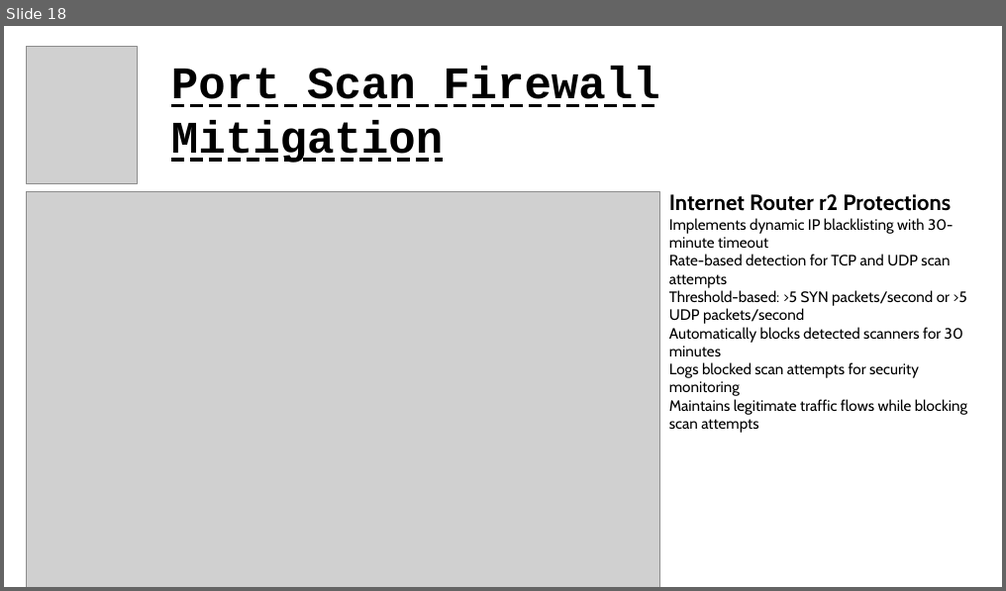
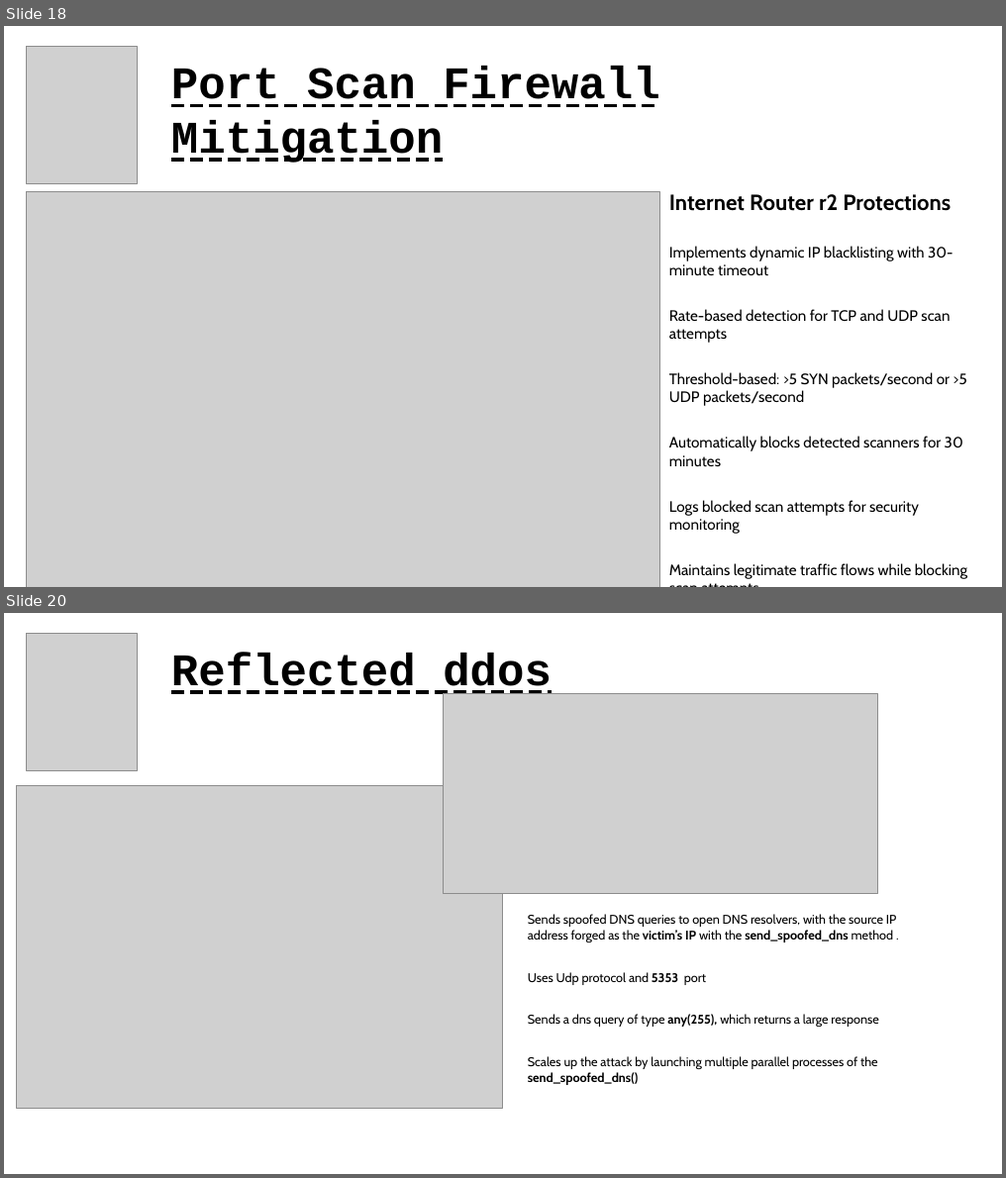
Before and after one commit to nottoBD/mininet-secops, a slide deck: slides_presentation_mininet-secops.odp. Shown one above the other, each under a label of ours: slide 18 before the commit, slides 18 and 20 after it; the slides between them are not shown. The pictures are 1006x591 and 1006x1178 pixels, drawn with LibreOffice and Linux fonts; fonts in the diff are those of the drawing; grey boxes stand for pictures. Boxes give left, top, right and bottom in pixels: in the first picture for what was removed or moved away, otherwise in the second. Text is boxed around its words. In the diff, an @@ line names an element or a change of style, - is before the commit and + after.

```diff
--- a/slides_presentation_mininet-secops.odp
+++ b/slides_presentation_mininet-secops.odp
@@ slide 20 added at box(4, 613, 1002, 1174), background #FFFFFF @@
@@ picture added at box(27, 633, 137, 771) @@
@@ text added at box(171, 653, 551, 698), 36 pt, text #000000, bold, underline @@
+Reflected ddos
@@ picture added at box(444, 694, 878, 894) @@
@@ picture added at box(17, 786, 504, 1108) @@
@@ text added at box(528, 914, 896, 1085), 10 pt, text #000000 @@
+Sends spoofed DNS queries to open DNS resolvers, with the source IP address forged as the victim’s IP with the send_spoofed_dns method .
+Uses Udp protocol and 5353 port
+Sends a dns query of type any(255), which returns a large response
+Scales up the attack by launching multiple parallel processes of the send_spoofed_dns()
@@ slide 18 changed as well @@
@@ text "Internet Router r2 Protections" at box(669, 194, 967, 579): more space between paragraphs @@
```
Also in this commit, not shown: 16 other slides changed, 5 other slides added.
